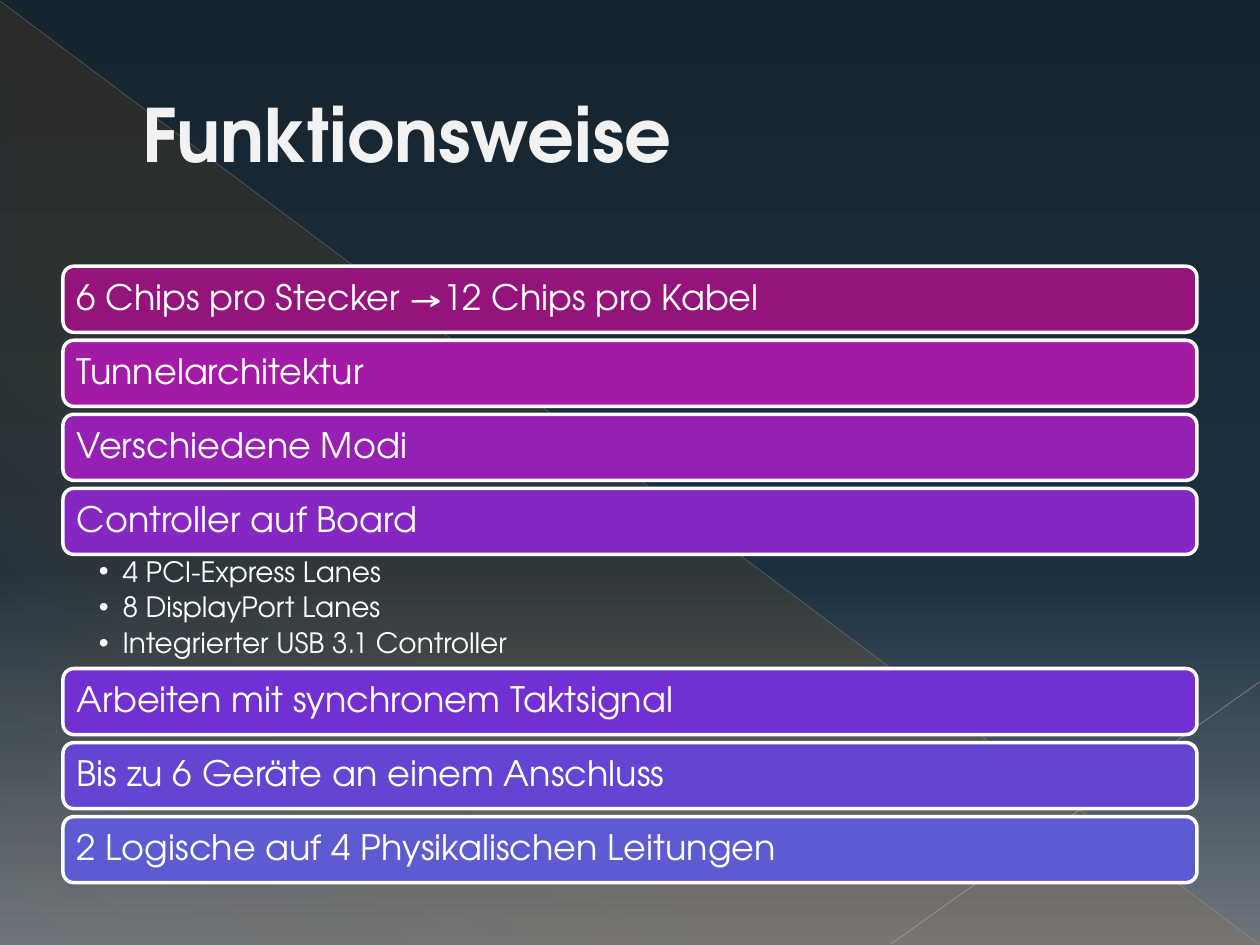
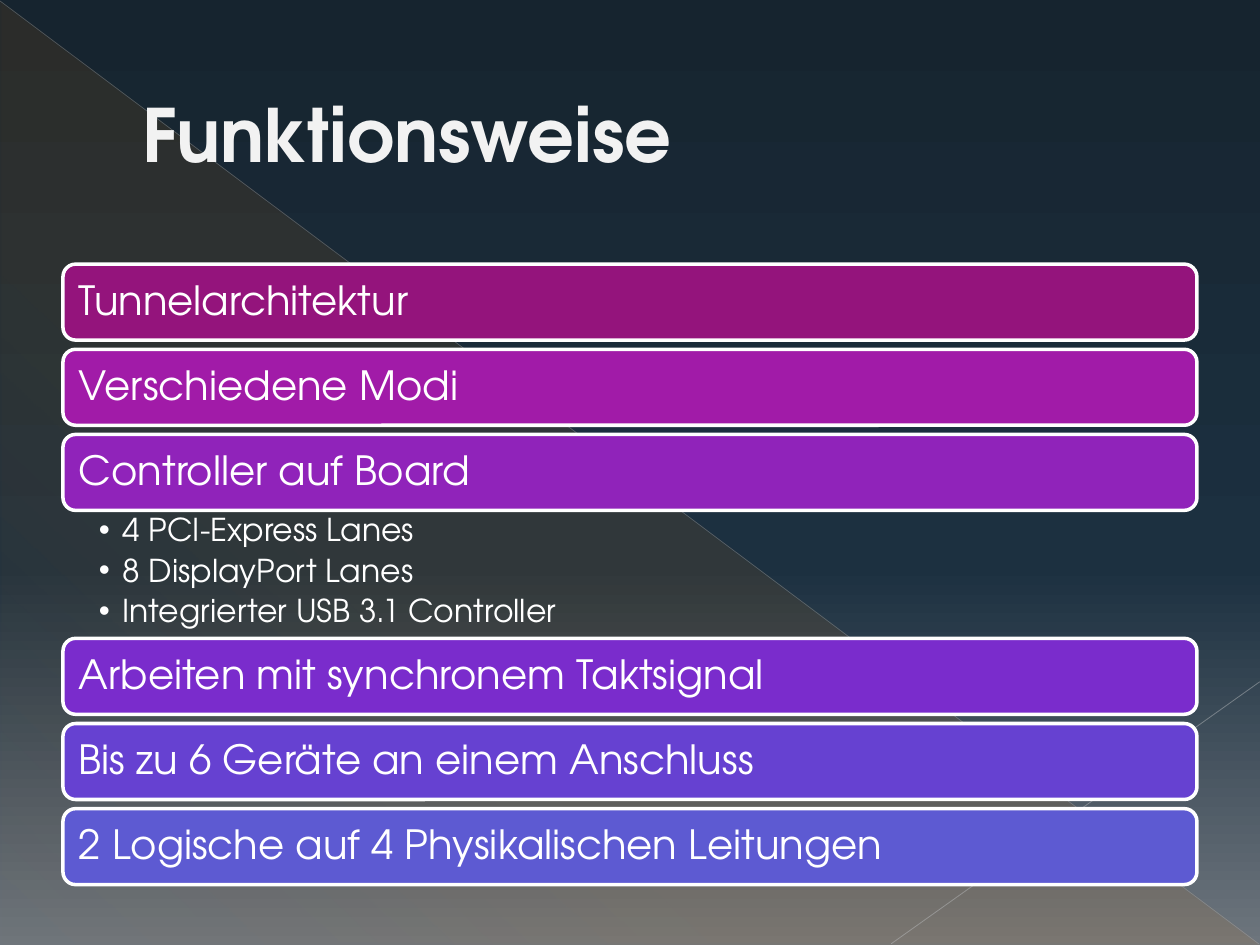
Before and after one commit to sewpalu/Compendia, a slide deck: slide 3 of doc/thunderbolt_presentation/Thunderbolt.pptx. Drawn at 1260x945 pixels with LibreOffice and Linux fonts; fonts in the diff are those of the drawing. Boxes give left, top, right and bottom in pixels: in the first picture for what was removed or moved away, otherwise in the second. Text is boxed around its words. In the diff, an @@ line names an element or a change of style, - is before the commit and + after.

```diff
--- a/doc/thunderbolt_presentation/Thunderbolt.pptx
+++ b/doc/thunderbolt_presentation/Thunderbolt.pptx
@@ rounded rectangle: place and size @@
-rounded rectangle at [63, 266, 1197, 331]
+rounded rectangle at [63, 265, 1197, 340]
@@ size 20 to 23 pt; more space between paragraphs in 6 elements at [79, 829, 882, 868], [79, 743, 753, 775], [79, 659, 763, 698], [79, 454, 470, 486], [79, 370, 458, 401], [79, 285, 408, 316] @@
@@ text "Tunnelarchitektur": place and size @@
-text "Tunnelarchitektur" at [77, 358, 364, 385]
+text "Tunnelarchitektur" at [79, 285, 408, 316]
@@ text removed at [77, 283, 759, 317] @@
-6 Chips pro Stecker →12 Chips pro Kabel
@@ rounded rectangle: place and size @@
-rounded rectangle at [63, 340, 1197, 406]
+rounded rectangle at [63, 349, 1197, 425]
@@ rounded rectangle at [63, 349, 1197, 425]: fill #A31AA4 to #A11BA8 @@
@@ text "Verschiedene Modi": place and size @@
-text "Verschiedene Modi" at [77, 432, 407, 459]
+text "Verschiedene Modi" at [79, 370, 458, 401]
@@ rounded rectangle: place and size @@
-rounded rectangle at [63, 415, 1197, 480]
+rounded rectangle at [63, 435, 1197, 510]
@@ rounded rectangle at [63, 435, 1197, 510]: fill #9620B4 to #9023BA @@
@@ text "Controller auf Board": place and size @@
-text "Controller auf Board" at [77, 505, 418, 533]
+text "Controller auf Board" at [79, 454, 470, 486]
@@ text "4 PCI-Express Lanes": place and size @@
-text "4 PCI-Express Lanes" at [123, 552, 507, 667]
+text "4 PCI-Express Lanes" at [123, 509, 556, 637]
@@ text "4 PCI-Express Lanes" at [123, 509, 556, 637]: size 16 to 18 pt @@
@@ rounded rectangle removed at [63, 489, 1197, 554] @@
@@ rounded rectangle: place and size @@
-rounded rectangle at [63, 669, 1197, 735]
+rounded rectangle at [63, 639, 1197, 714]
@@ rounded rectangle at [63, 639, 1197, 714]: fill #722FD1 to #7A2CCC @@
@@ text "Arbeiten mit synchronem Taktsignal": place and size @@
-text "Arbeiten mit synchronem Taktsignal" at [77, 686, 673, 720]
+text "Arbeiten mit synchronem Taktsignal" at [79, 659, 763, 698]
@@ rounded rectangle: place and size @@
-rounded rectangle at [63, 742, 1197, 808]
+rounded rectangle at [63, 723, 1197, 799]
@@ rounded rectangle at [63, 723, 1197, 799]: fill #6445D1 to #6641D1 @@
@@ text "Bis zu 6 Geräte an ...": place and size @@
-text "Bis zu 6 Geräte an ..." at [77, 759, 664, 787]
+text "Bis zu 6 Geräte an ..." at [79, 743, 753, 775]
@@ rounded rectangle: place and size @@
-rounded rectangle at [63, 816, 1197, 882]
+rounded rectangle at [63, 809, 1197, 885]
```
Also in this commit, not shown: 2 other slides changed.
